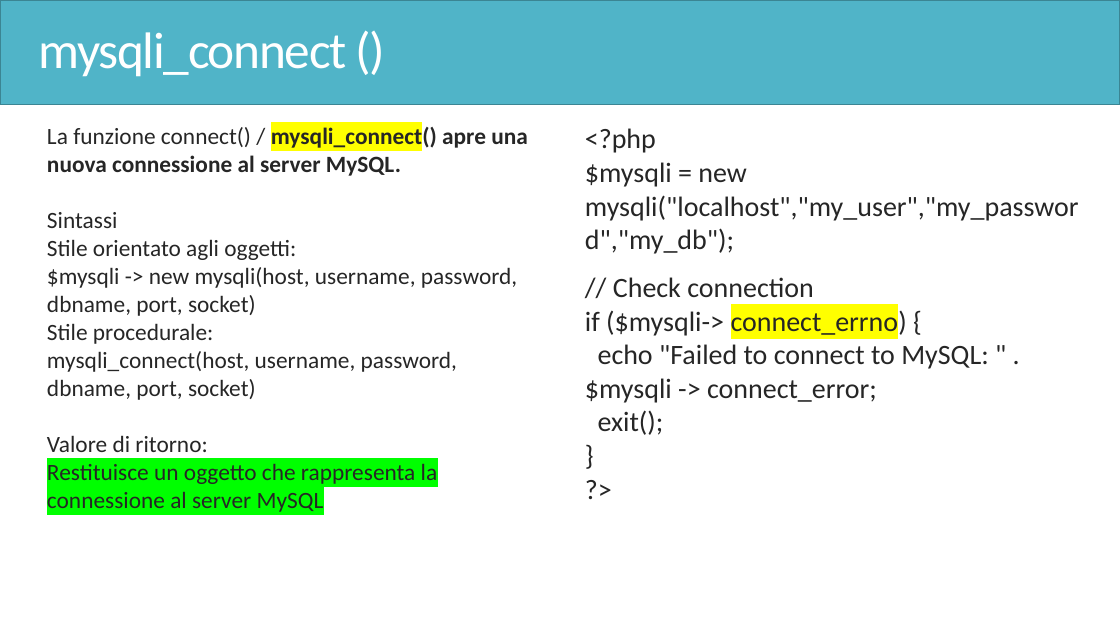
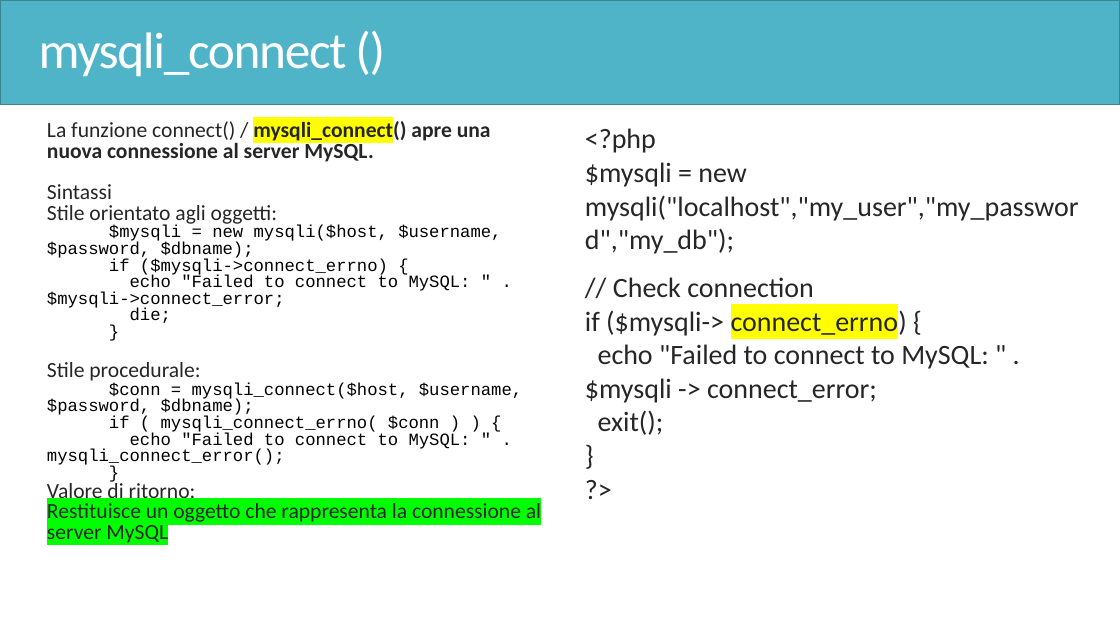
Before and after one commit to ingEnricoGiorgi/corso-magento-php, a slide deck: slide 241 of PHP.pptx. Drawn at 1120x630 pixels with LibreOffice and Linux fonts; fonts in the diff are those of the drawing. Boxes give left, top, right and bottom in pixels: in the first picture for what was removed or moved away, otherwise in the second. Text is boxed around its words. In the diff, an @@ line names an element or a change of style, - is before the commit and + after.

```diff
--- a/PHP.pptx
+++ b/PHP.pptx
@@ text at (x1=47, y1=119, x2=541, y2=543): size 20 to 18.5 pt in "La funzione connect() / mysqli_connect() apre una ...", "Sintassi", "Stile orientato agli oggetti:", "Stile procedurale:" and 1 more places; line spacing 1 to 0.8 @@
@@ text at (x1=47, y1=226, x2=501, y2=323): text changed; size 20 to 14.8 pt; font Calibri to Courier New; text colour #262626 to #000000 @@
-  $mysqli -> new mysqli(host, username, password, dbname, port, socket)
+  $mysqli = new mysqli($host, $username, $password, $dbname);
+  if ($mysqli->connect_errno) {
+  echo "Failed to connect to MySQL: " . $mysqli->connect_error;
+  die;
+  }
@@ text at (x1=47, y1=383, x2=522, y2=467): text changed; size 20 to 14.8 pt; font Calibri to Courier New; text colour #262626 to #000000 @@
-  mysqli_connect(host, username, password, dbname, port, socket)
+  $conn = mysqli_connect($host, $username, $password, $dbname);
+  if ( mysqli_connect_errno( $conn ) ) {
+  echo "Failed to connect to MySQL: " . mysqli_connect_error();
+  }
```
Also in this commit, not shown: 51 other slides changed, 1 slide added, 2 slides removed, 14 other files.
